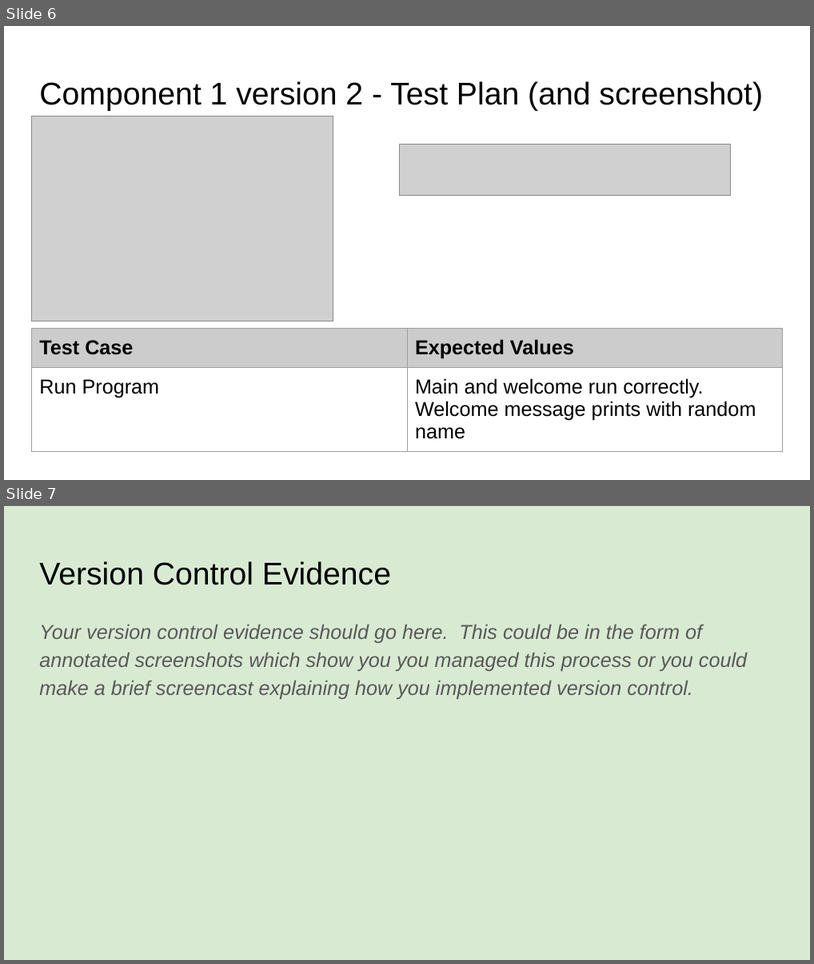
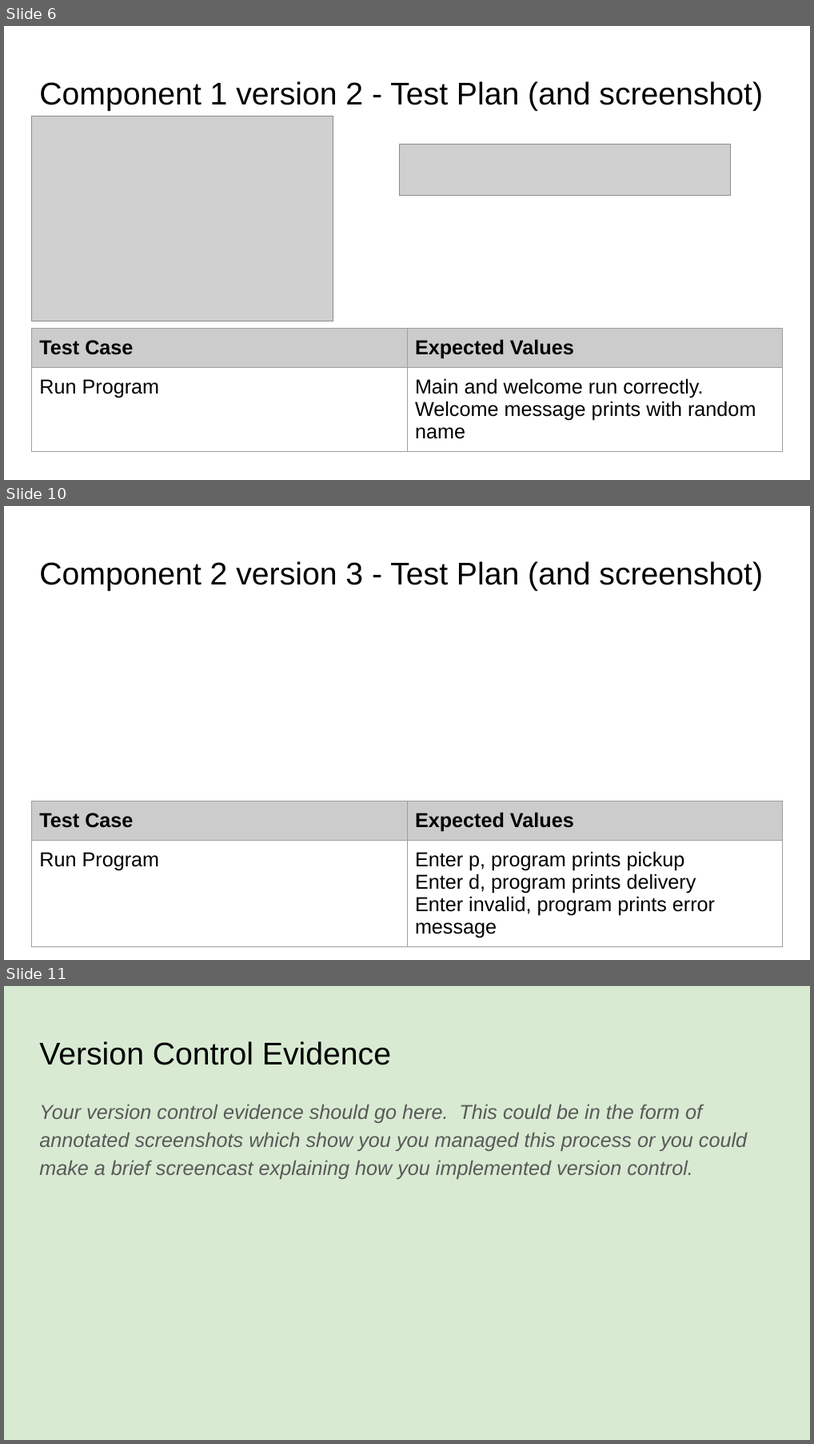
Before and after one commit to danielpereira16/pizzabot, a slide deck: 022_91893+_+91897+Documentation.pptx. Shown one above the other, each under a label of ours: slides 6 and 7 before the commit, slides 6, 10 and 11 after it; the slides between them are not shown. The pictures are 814x964 and 814x1444 pixels, drawn with LibreOffice and Linux fonts; fonts in the diff are those of the drawing; grey boxes stand for pictures. Boxes give left, top, right and bottom in pixels: in the first picture for what was removed or moved away, otherwise in the second. Text is boxed around its words. In the diff, an @@ line names an element or a change of style, - is before the commit and + after.

Commit message:
Updated the Pickup and delivery Menu
Updated the powerpoint, pick up and delivery menu version 1 and 2 and have created a 3rd version

```diff
--- a/022_91893+_+91897+Documentation.pptx
+++ b/022_91893+_+91897+Documentation.pptx
@@ slide 10 added at (x1=4, y1=506, x2=810, y2=960), background #FFFFFF @@
@@ title added at (x1=39, y1=561, x2=763, y2=591), 28 pt, text #000000 @@
+Component 2 version 3 - Test Plan (and screenshot)
@@ table added at (x1=31, y1=801, x2=783, y2=954), 2 rows, 2 columns @@
+Test Case | Expected Values
+Run Program | Enter p, program prints pickup / Enter d, program prints delivery / Enter invalid, program prints error message
@@ what was slide 7 is now slide 11 @@
```
Also in this commit, not shown: 3 other slides added, 3 other files.
